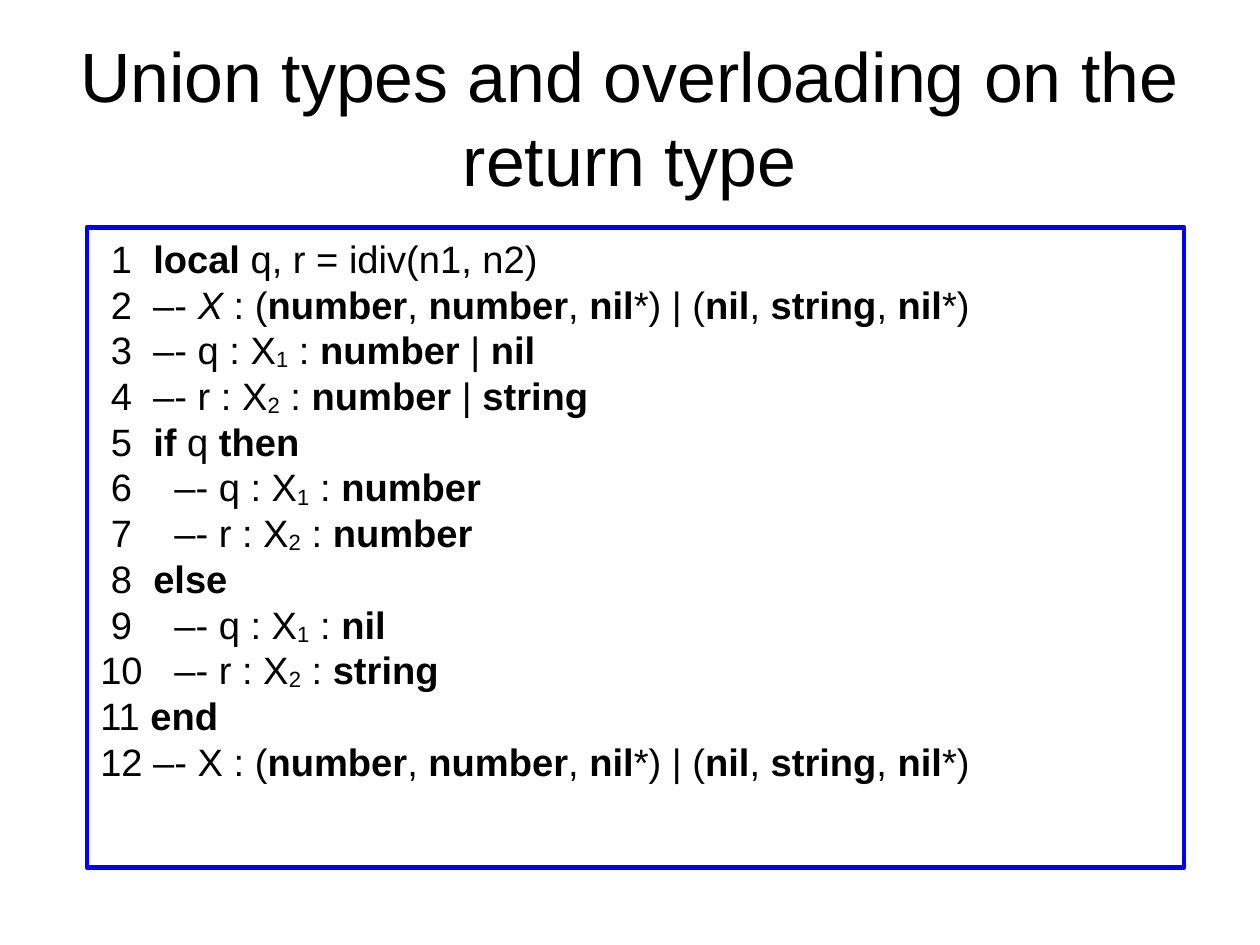
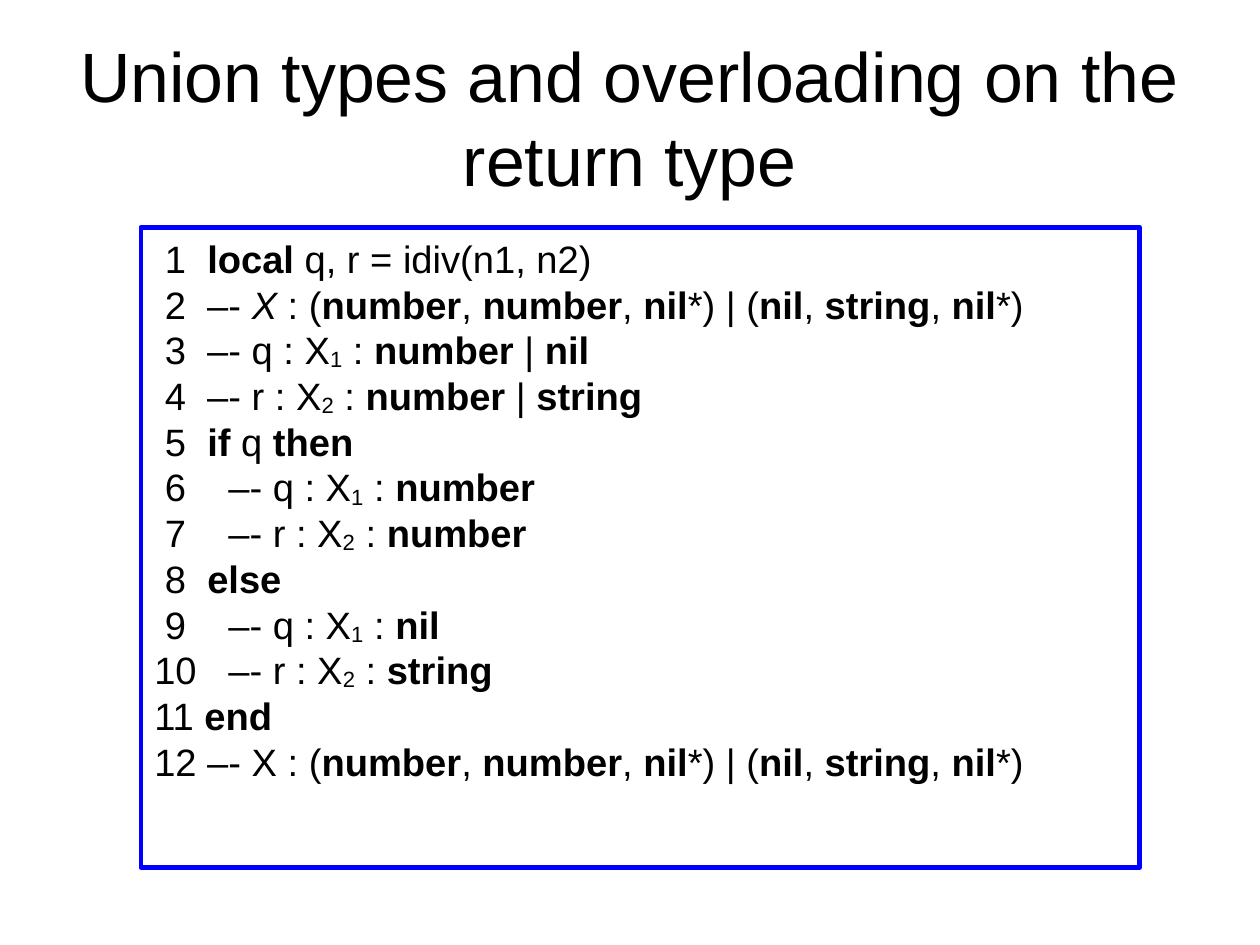
Before and after one commit to andremm/typedlua, a slide deck: slide 16 of doc/slides/dyla2014.odp. Drawn at 1260x945 pixels with LibreOffice and Linux fonts; fonts in the diff are those of the drawing. Boxes give left, top, right and bottom in pixels: in the first picture for what was removed or moved away, otherwise in the second. Text is boxed around its words. In the diff, an @@ line names an element or a change of style, - is before the commit and + after.

```diff
--- a/doc/slides/dyla2014.odp
+++ b/doc/slides/dyla2014.odp
@@ rectangle "1 local q, r = ...": place and size @@
-rectangle "1 local q, r = ..." at box(87, 228, 1185, 868)
+rectangle "1 local q, r = ..." at box(141, 228, 1140, 868)
```
Also in this commit, not shown: 14 other slides changed.
